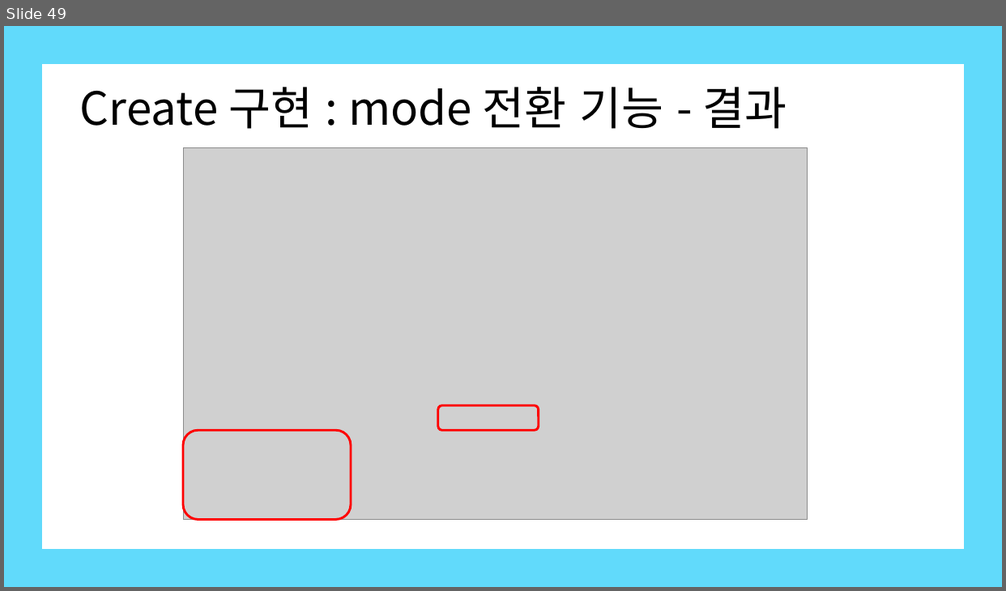
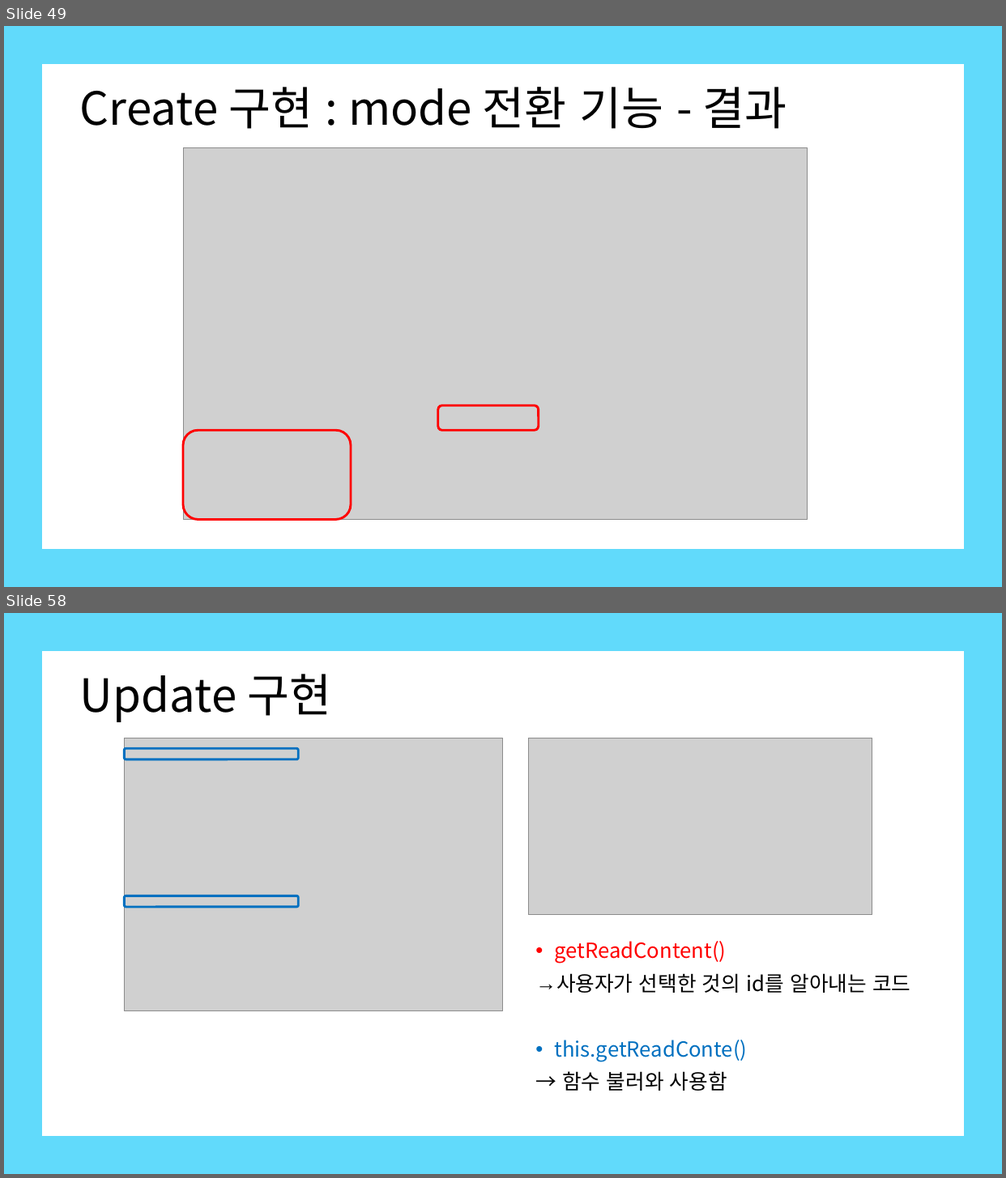
Before and after one commit to Kim-Ha-Jeong/ReactStudy, a slide deck: 생활코딩 - react.pptx. Shown one above the other, each under a label of ours: slide 49 before the commit, slides 49 and 58 after it; the slides between them are not shown. The pictures are 1006x591 and 1006x1178 pixels, drawn with LibreOffice and Linux fonts; fonts in the diff are those of the drawing; grey boxes stand for pictures. Boxes give left, top, right and bottom in pixels: in the first picture for what was removed or moved away, otherwise in the second. Text is boxed around its words. In the diff, an @@ line names an element or a change of style, - is before the commit and + after.

```diff
--- a/생활코딩 - react.pptx
+++ b/생활코딩 - react.pptx
@@ slide 58 added at (4, 613, 1002, 1174), background #FFFFFF @@
@@ title added at (80, 674, 331, 722), 44 pt, text #000000 @@
+Update 구현
@@ picture added at (125, 738, 503, 1012) @@
@@ rounded rectangle added at (125, 748, 299, 760), outline #0070C0 2.25 pt @@
@@ picture added at (528, 738, 872, 914) @@
@@ rounded rectangle added at (125, 896, 299, 907), outline #0070C0 2.25 pt @@
@@ text added at (554, 941, 910, 1091), 20 pt, text #000000 @@
+• getReadContent()
+→ 사용자가 선택한 것의 id를 알아내는 코드
+• this.getReadConte()
+→ 함수 불러와 사용함
@@ group added at (4, 613, 1002, 1174): 4 rectangles @@
```
Also in this commit, not shown: 16 other slides added, 4 other files.
